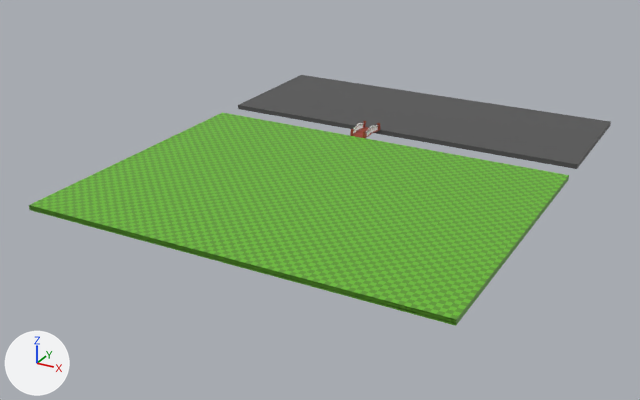
What one commit did to the FBX model Assets/BATUHAN/Models/GameArea.fbx.
Camera for both pictures: a camera (50 mm lens) standing at (72.5, -71.1, 64.8) and looking at (-6.0, 71.7, -6.6). Every picture has the same lights, and +X, +Y and +Z are marked at lower left. Where no turn or scale is listed for an object, it has been applied to the vertices. Vertices at the same position are counted once.

Objects in the first picture: 'GelisimAlani', 'Tarla'.
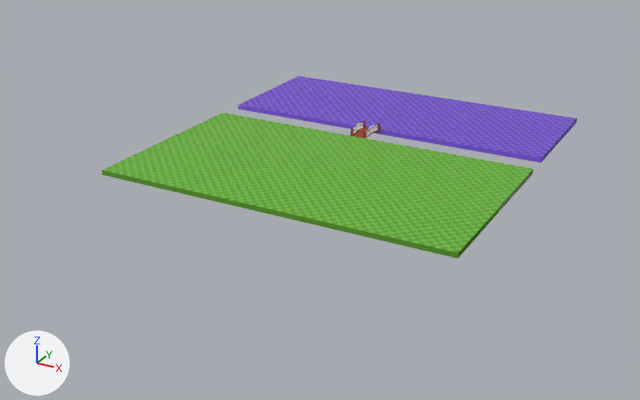
Boxes (x1, y1, x2, y2) around the edits, measured in the pictures (640 x 400 px):
'Tarla', reshaped (20% narrower, 31% shorter)
    before: (29, 112, 569, 326)
    after: (102, 112, 533, 259)
'GelisimAlani', reshaped, moved, rescaled (9% narrower, 7% shorter)
    before: (238, 75, 611, 169)
    after: (238, 76, 577, 163)
part 2 of me_cube_001, deleted
    before: (29, 170, 501, 326)
part 3 of me_cube_001, deleted
    before: (459, 169, 569, 268)

The edits, one by one:
Material 'Material.004' (mat_material_004) is new.
Its base color is (0.116, 0.0546, 0.41) (purple #6042ac).
Material 'Material.003' (mat_material_003) is new.
Its base color is (0.22, 0.0999, 0.799) (purple #8159e7).
Material 'Material.006' (mat_material_006) is new.
Its base color is (0.22, 0.0999, 0.799) (purple #8159e7).
Material 'Material.005' (mat_material_005) is new.
Its base color is (0.116, 0.0546, 0.41) (purple #6042ac).
me_cube_002 is used by ob_gelisimalani; location (-1.7, 111.3, 0.5); scale (40.0, 15.0, 0.5).
me_cube_002 had 8 vertices, 6 faces and spanned x -1.0..1.0, y -1.0..1.0, z -1.0..1.0.
me_cube_002 no longer uses material mat_material_001 (dark grey #525252).
me_cube_002 now has 7488 vertices, 7423 faces and spans x -0.97..0.85, y -0.71..36.1, z -1.0..1.0.
me_cube_002 part 1: 8 vertices removed from x -1.0..1.0, y -1.0..1.0, z -1.0..1.0; 7488 vertices added at x -0.97..0.85, y -0.71..36.1, z -1.0..1.0.
me_cube_002 now uses material mat_material_006 (purple #8159e7).
me_cube_002 now uses material mat_material_005 (purple #6042ac).
me_cube_002 now uses material mat_material_003 (purple #8159e7).
me_cube_002 now uses material mat_material_004 (purple #6042ac).
me_cube_001 is used by ob_tarla; location (-1.7, 89.4, 0.5).
me_cube_001 had 19724 vertices, 19641 faces and spanned x -40.0..40.0, y -59.5..0.5, z -0.5..0.5.
me_cube_001 now has 12240 vertices, 12105 faces and spans x -40.0..33.1, y -40.5..0.5, z -0.5..0.5.
me_cube_001 part 2: 10 loose pieces with 6356 vertices, spanning x -40.0..40.0, y -59.5..-40.5, z -0.5..0.5, are deleted.
me_cube_001 part 3: 1128 vertices removed from x 34.1..40.0, y -40.5..0.5, z -0.5..0.5.
Object 'GelisimAlani' (ob_gelisimalani) moves from (-1.7, 111.3, 0.5) to (-2.8, 96.9, 0.5).
Object 'GelisimAlani' (ob_gelisimalani) is rescaled from (40.0, 15.0, 0.5) to (40.0, 0.778, 0.5).
